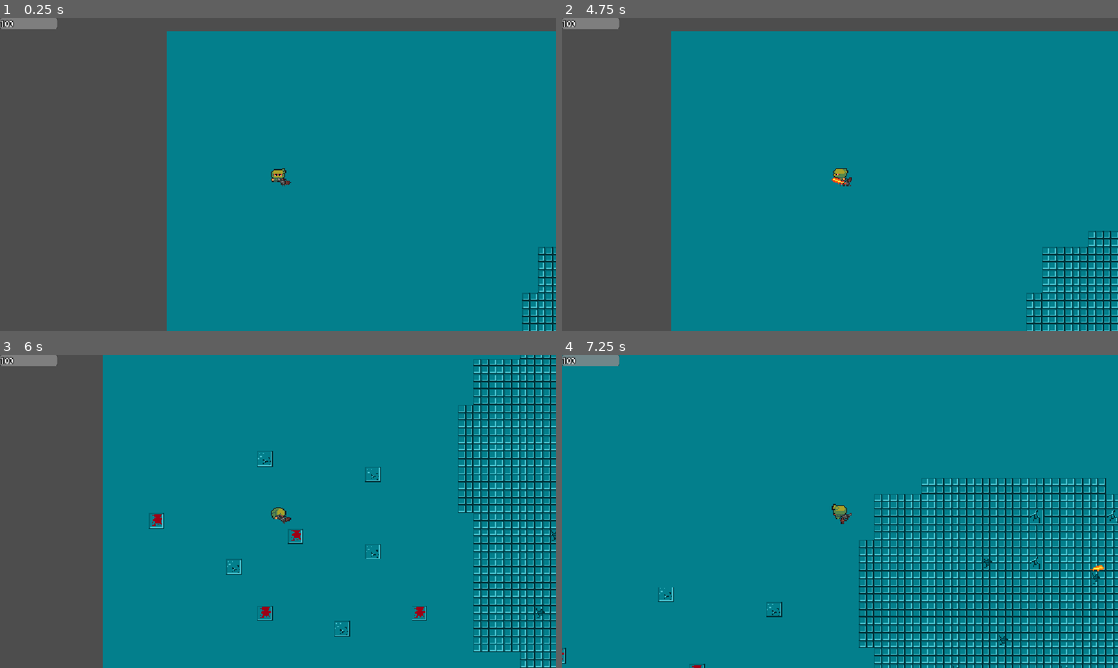
Above: before the commit, frames 1-4 (two rows, left to right).
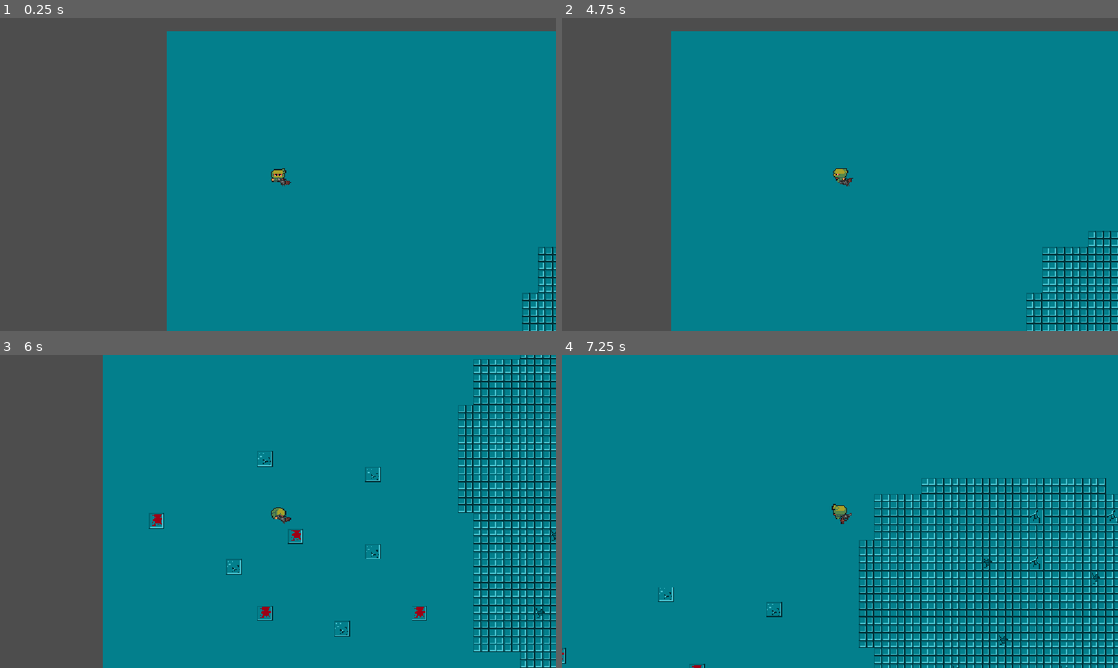
Above: after the commit, the same moments.

Repository: darovidu/nuevo_juego
Game: Godot game, scene res://Scenes/world.tscn
The game is run twice, just before and just after one commit, with the same random seed, the same clock (stepped at 60 frames per second) and the same inputs.
Inputs (mouse positions are in pixels of both pictures, inside the frame that each line leads up to):
- Up to frame 1 (0.25 s): no input
- Up to frame 2 (4.75 s): tap Enter at 0.5 s; move the mouse to (962, 158) at 0.52 s; press the mouse at (962, 158) at 0.53 s; hold D (right) 0.53-1.28 s; tap Space (dash) at 0.8, 1.35, 3.05, 3.6 s; move the mouse to (728, 190) at 1.27 s; release the mouse at (728, 190) at 1.28 s; hold S (down) 1.28-2.03 s; right-click (728, 190) at 1.55 s; move the mouse to (895, 105) at 2.02 s; press the mouse at (895, 105) at 2.03 s; hold D (right) 2.03-2.78 s; right-click (895, 105) at 2.1 s; move the mouse to (812, 237) at 2.77 s; release the mouse at (812, 237) at 2.78 s; hold W (up) 2.78-3.53 s; click (812, 237) at 2.85 s; move the mouse to (1006, 221) at 3.52 s; hold A (left) from 3.53 s (still down); right-click (1006, 221) at 3.8 s; move the mouse to (673, 127) at 4.27 s; right-click (673, 127) at 4.35 s; click (673, 127) at 4.55 s
- Up to frame 3 (6 s): move the mouse to (305, 511) at 5.02 s; release A (left) at 5.03 s; press the mouse at (305, 511) at 5.03 s; hold S (down) 5.03-5.78 s; tap Space (dash) at 5.3, 5.85 s; move the mouse to (194, 433) at 5.77 s; release the mouse at (194, 433) at 5.78 s; hold D (right) from 5.78 s (still down)
- Up to frame 4 (7.25 s): right-click (756, 433) at 6.05 s; move the mouse to (962, 495) at 6.52 s; release D (right) at 6.53 s; press the mouse at (962, 495) at 6.53 s; hold W (up) from 6.53 s (still down); right-click (962, 495) at 6.6 s

The runs differ from the first frame. In frame 1, 0.3% of the frame differs, in the area x 0-11%, y 0-4%; in frame 2, 0.4%; in frame 3, 0.4%; in frame 4, 0.4%, in the area x 0-98%, y 0-70%.

Commit message:
Cambios en las balas y empezando el laser

Diff:
--- a/Scenes/bullet.tscn
+++ b/Scenes/bullet.tscn
@@ -2,6 +2,22 @@
 
 [ext_resource type="Script" uid="uid://cwdn7o0qpoctw" path="res://Scripts/bullet.gd" id="1_oduel"]
 [ext_resource type="Texture2D" uid="uid://cxlyji7m8iuxh" path="res://Assets/Items/All_Fire_Bullet_Pixel_16x16_00.png" id="2_oduel"]
+
+[sub_resource type="AtlasTexture" id="AtlasTexture_oduel"]
+atlas = ExtResource("2_oduel")
+region = Rect2(176, 80, 16, 16)
+
+[sub_resource type="AtlasTexture" id="AtlasTexture_qttmj"]
+atlas = ExtResource("2_oduel")
+region = Rect2(192, 80, 16, 16)
+
+[sub_resource type="AtlasTexture" id="AtlasTexture_tkcvl"]
+atlas = ExtResource("2_oduel")
+region = Rect2(208, 80, 16, 16)
+
+[sub_resource type="AtlasTexture" id="AtlasTexture_qiu8q"]
+atlas = ExtResource("2_oduel")
+region = Rect2(224, 80, 16, 16)
 
 [sub_resource type="AtlasTexture" id="AtlasTexture_ycag2"]
 atlas = ExtResource("2_oduel")
@@ -23,6 +39,23 @@
 animations = [{
 "frames": [{
 "duration": 1.0,
+"texture": SubResource("AtlasTexture_oduel")
+}, {
+"duration": 1.0,
+"texture": SubResource("AtlasTexture_qttmj")
+}, {
+"duration": 1.0,
+"texture": SubResource("AtlasTexture_tkcvl")
+}, {
+"duration": 1.0,
+"texture": SubResource("AtlasTexture_qiu8q")
+}],
+"loop": 1,
+"name": &"destroy",
+"speed": 5.0
+}, {
+"frames": [{
+"duration": 1.0,
 "texture": SubResource("AtlasTexture_ycag2")
 }, {
 "duration": 1.0,
@@ -35,7 +68,7 @@
 "texture": SubResource("AtlasTexture_t8o6v")
 }],
 "loop": 1,
-"name": &"default",
+"name": &"shoot",
 "speed": 5.0
 }]
 
@@ -51,7 +84,7 @@
 "times": PackedFloat32Array(0),
 "transitions": PackedFloat32Array(1),
 "update": 1,
-"values": [&"default"]
+"values": [&"shoot"]
 }
 tracks/1/type = "value"
 tracks/1/imported = false
@@ -64,6 +97,48 @@
 "transitions": PackedFloat32Array(1),
 "update": 1,
 "values": [0]
+}
+
+[sub_resource type="Animation" id="Animation_0kq1l"]
+resource_name = "destroy"
+length = 1.3
+tracks/0/type = "value"
+tracks/0/imported = false
+tracks/0/enabled = true
+tracks/0/path = NodePath("Sprites:animation")
+tracks/0/interp = 1
+tracks/0/loop_wrap = true
+tracks/0/keys = {
+"times": PackedFloat32Array(0),
+"transitions": PackedFloat32Array(1),
+"update": 1,
+"values": [&"destroy"]
+}
+tracks/1/type = "value"
+tracks/1/imported = false
+tracks/1/enabled = true
+tracks/1/path = NodePath("Sprites:frame")
+tracks/1/interp = 1
+tracks/1/loop_wrap = true
+tracks/1/keys = {
+"times": PackedFloat32Array(0, 0.33333334, 0.6666667, 1),
+"transitions": PackedFloat32Array(1, 1, 1, 1),
+"update": 1,
+"values": [0, 1, 2, 3]
+}
+tracks/2/type = "method"
+tracks/2/imported = false
+tracks/2/enabled = true
+tracks/2/path = NodePath(".")
+tracks/2/interp = 1
+tracks/2/loop_wrap = true
+tracks/2/keys = {
+"times": PackedFloat32Array(1.3),
+"transitions": PackedFloat32Array(1),
+"values": [{
+"args": [],
+"method": &"queue_free"
+}]
 }
 
 [sub_resource type="Animation" id="Animation_tkcvl"]
@@ -80,7 +155,7 @@
 "times": PackedFloat32Array(0),
 "transitions": PackedFloat32Array(1),
 "update": 1,
-"values": [&"default"]
+"values": [&"shoot"]
 }
 tracks/1/type = "value"
 tracks/1/imported = false
@@ -98,6 +173,7 @@
 [sub_resource type="AnimationLibrary" id="AnimationLibrary_qiu8q"]
 _data = {
 &"RESET": SubResource("Animation_qttmj"),
+&"destroy": SubResource("Animation_0kq1l"),
 &"shoot": SubResource("Animation_tkcvl")
 }
 
@@ -106,11 +182,12 @@
 
 [node name="Bullet" type="Area2D" unique_id=1106065340]
 collision_layer = 8
-collision_mask = 22
+collision_mask = 6
 script = ExtResource("1_oduel")
 
 [node name="Sprites" type="AnimatedSprite2D" parent="." unique_id=1435516297]
 sprite_frames = SubResource("SpriteFrames_g4v7s")
+animation = &"shoot"
 
 [node name="Animations" type="AnimationPlayer" parent="." unique_id=889578643]
 libraries/ = SubResource("AnimationLibrary_qiu8q")
--- a/Scenes/enemyBullet.tscn
+++ b/Scenes/enemyBullet.tscn
@@ -4,5 +4,3 @@
 
 [node name="Bullet" unique_id=1106065340 groups=["enemy_Bullet"] instance=ExtResource("1_5u543")]
 collision_mask = 19
-
-[node name="Sprites" parent="." index="0" unique_id=1435516297 groups=["enemy_Bullet"]]
--- a/Scenes/homing_bullet.tscn
+++ b/Scenes/homing_bullet.tscn
@@ -126,6 +126,20 @@
 "update": 1,
 "values": [0, 1, 2, 3]
 }
+tracks/2/type = "method"
+tracks/2/imported = false
+tracks/2/enabled = true
+tracks/2/path = NodePath(".")
+tracks/2/interp = 1
+tracks/2/loop_wrap = true
+tracks/2/keys = {
+"times": PackedFloat32Array(1.3),
+"transitions": PackedFloat32Array(1),
+"values": [{
+"args": [],
+"method": &"queue_free"
+}]
+}
 
 [sub_resource type="Animation" id="Animation_vnex5"]
 resource_name = "shoot"
@@ -167,7 +181,7 @@
 
 [node name="HomingBullet" type="Area2D" unique_id=582439195 groups=["enemy_Bullet"]]
 collision_layer = 8
-collision_mask = 19
+collision_mask = 3
 script = ExtResource("1_0s35j")
 
 [node name="Sprites" type="AnimatedSprite2D" parent="." unique_id=394284876]
--- a/Scenes/laser.tscn
+++ b/Scenes/laser.tscn
@@ -1,49 +1,15 @@
 [gd_scene format=3 uid="uid://busk86dvl072o"]
 
-[ext_resource type="Texture2D" uid="uid://cxlyji7m8iuxh" path="res://Assets/Items/All_Fire_Bullet_Pixel_16x16_00.png" id="1_r1bh0"]
-
-[sub_resource type="AtlasTexture" id="AtlasTexture_mou6w"]
-atlas = ExtResource("1_r1bh0")
-region = Rect2(256, 272, 16, 16)
-
-[sub_resource type="AtlasTexture" id="AtlasTexture_3pc01"]
-atlas = ExtResource("1_r1bh0")
-region = Rect2(272, 272, 16, 16)
-
-[sub_resource type="AtlasTexture" id="AtlasTexture_c8ure"]
-atlas = ExtResource("1_r1bh0")
-region = Rect2(288, 272, 16, 16)
-
-[sub_resource type="SpriteFrames" id="SpriteFrames_g4v7s"]
-animations = [{
-"frames": [{
-"duration": 1.0,
-"texture": SubResource("AtlasTexture_mou6w")
-}, {
-"duration": 1.0,
-"texture": SubResource("AtlasTexture_3pc01")
-}, {
-"duration": 1.0,
-"texture": SubResource("AtlasTexture_c8ure")
-}],
-"loop": 1,
-"name": &"default",
-"speed": 5.0
-}]
-
-[sub_resource type="Animation" id="Animation_krwe7"]
-resource_name = "shoot"
-
-[sub_resource type="AnimationLibrary" id="AnimationLibrary_c6hsp"]
-_data = {
-&"shoot": SubResource("Animation_krwe7")
-}
+[ext_resource type="Script" uid="uid://d0sj454qumqj3" path="res://Scripts/laser.gd" id="1_r1bh0"]
 
 [node name="Laser" type="RayCast2D" unique_id=1000631351]
-collision_mask = 7
+enabled = false
+collision_mask = 6
+script = ExtResource("1_r1bh0")
 
-[node name="Sprites" type="AnimatedSprite2D" parent="." unique_id=2082681294]
-sprite_frames = SubResource("SpriteFrames_g4v7s")
-
-[node name="Animations" type="AnimationPlayer" parent="." unique_id=1841564876]
-libraries/ = SubResource("AnimationLibrary_c6hsp")
+[node name="Line2D" type="Line2D" parent="." unique_id=552228281]
+visible = false
+points = PackedVector2Array(0, 0, 0, 50)
+default_color = Color(0.93333334, 0, 0, 1)
+begin_cap_mode = 2
+end_cap_mode = 2
--- a/Scenes/player.tscn
+++ b/Scenes/player.tscn
@@ -4,9 +4,12 @@
 [ext_resource type="Texture2D" uid="uid://dqcr3pjea2w4e" path="res://Assets/Player/Handgun2.png" id="2_fkybt"]
 [ext_resource type="Texture2D" uid="uid://bo6y4soaox1x4" path="res://Assets/Player/Idle.png" id="3_fkybt"]
 [ext_resource type="Texture2D" uid="uid://cwfgunbq2ch4t" path="res://Assets/Player/Roll.png" id="3_x3wgy"]
+[ext_resource type="Texture2D" uid="uid://cbj5blirkdr3o" path="res://Assets/Player/Dead.png" id="4_8erm5"]
 [ext_resource type="Texture2D" uid="uid://chixpadpv4ovg" path="res://Assets/Player/Walk.png" id="4_fkybt"]
 [ext_resource type="Texture2D" uid="uid://dvhbhh4gd48hy" path="res://Assets/Items/revolver.png" id="4_vgqql"]
+[ext_resource type="Texture2D" uid="uid://bpw4dyqdls86v" path="res://Assets/Player/Hit.png" id="5_f1ek2"]
 [ext_resource type="PackedScene" uid="uid://75mshkwanbq" path="res://Scenes/ui.tscn" id="7_3smsa"]
+[ext_resource type="PackedScene" uid="uid://busk86dvl072o" path="res://Scenes/laser.tscn" id="8_tx1dd"]
 
 [sub_resource type="AtlasTexture" id="AtlasTexture_ax3m3"]
 atlas = ExtResource("3_x3wgy")
@@ -56,6 +59,46 @@
 atlas = ExtResource("3_x3wgy")
 region = Rect2(32, 64, 32, 32)
 
+[sub_resource type="AtlasTexture" id="AtlasTexture_pukcj"]
+atlas = ExtResource("4_8erm5")
+region = Rect2(0, 0, 32, 32)
+
+[sub_resource type="AtlasTexture" id="AtlasTexture_1htnp"]
+atlas = ExtResource("4_8erm5")
+region = Rect2(0, 32, 32, 32)
+
+[sub_resource type="AtlasTexture" id="AtlasTexture_m376e"]
+atlas = ExtResource("5_f1ek2")
+region = Rect2(0, 0, 32, 32)
+
+[sub_resource type="AtlasTexture" id="AtlasTexture_c8b32"]
+atlas = ExtResource("5_f1ek2")
+region = Rect2(0, 32, 32, 32)
+
+[sub_resource type="AtlasTexture" id="AtlasTexture_6b312"]
+atlas = ExtResource("5_f1ek2")
+region = Rect2(64, 0, 32, 32)
+
+[sub_resource type="AtlasTexture" id="AtlasTexture_lisdf"]
+atlas = ExtResource("5_f1ek2")
+region = Rect2(64, 32, 32, 32)
+
+[sub_resource type="AtlasTexture" id="AtlasTexture_n1x1j"]
+atlas = ExtResource("5_f1ek2")
+region = Rect2(96, 0, 32, 32)
+
+[sub_resource type="AtlasTexture" id="AtlasTexture_nj1g2"]
+atlas = ExtResource("5_f1ek2")
+region = Rect2(96, 32, 32, 32)
+
+[sub_resource type="AtlasTexture" id="AtlasTexture_usbl8"]
+atlas = ExtResource("5_f1ek2")
+region = Rect2(32, 0, 32, 32)
+
+[sub_resource type="AtlasTexture" id="AtlasTexture_dtg1u"]
+atlas = ExtResource("5_f1ek2")
+region = Rect2(32, 32, 32, 32)
+
 [sub_resource type="AtlasTexture" id="AtlasTexture_gymyn"]
 atlas = ExtResource("3_fkybt")
 region = Rect2(0, 0, 32, 32)
@@ -248,6 +291,61 @@
 }],
 "loop": 1,
 "name": &"dash_up",
+"speed": 5.0
+}, {
+"frames": [{
+"duration": 1.0,
+"texture": SubResource("AtlasTexture_pukcj")
+}, {
+"duration": 1.0,
+"texture": SubResource("AtlasTexture_1htnp")
+}],
+"loop": 1,
+"name": &"die",
+"speed": 5.0
+}, {
+"frames": [{
+"duration": 1.0,
+"texture": SubResource("AtlasTexture_m376e")
+}, {
+"duration": 1.0,
+"texture": SubResource("AtlasTexture_c8b32")
+}],
+"loop": 1,
+"name": &"hit_down",
+"speed": 5.0
+}, {
+"frames": [{
+"duration": 1.0,
+"texture": SubResource("AtlasTexture_6b312")
+}, {
+"duration": 1.0,
+"texture": SubResource("AtlasTexture_lisdf")
+}],
+"loop": 1,
+"name": &"hit_left",
+"speed": 5.0
+}, {
+"frames": [{
+"duration": 1.0,
+"texture": SubResource("AtlasTexture_n1x1j")
+}, {
+"duration": 1.0,
+"texture": SubResource("AtlasTexture_nj1g2")
+}],
+"loop": 1,
+"name": &"hit_right",
+"speed": 5.0
+}, {
+"frames": [{
+"duration": 1.0,
+"texture": SubResource("AtlasTexture_usbl8")
+}, {
+"duration": 1.0,
+"texture": SubResource("AtlasTexture_dtg1u")
+}],
+"loop": 1,
+"name": &"hit_up",
 "speed": 5.0
 }, {
 "frames": [{
@@ -569,6 +667,173 @@
 "transitions": PackedFloat32Array(1, 1, 1),
 "update": 1,
 "values": [0, 1, 2]
+}
+
+[sub_resource type="Animation" id="Animation_6b312"]
+resource_name = "die"
+tracks/0/type = "value"
+tracks/0/imported = false
+tracks/0/enabled = true
+tracks/0/path = NodePath("Sprites:animation")
+tracks/0/interp = 1
+tracks/0/loop_wrap = true
+tracks/0/keys = {
+"times": PackedFloat32Array(0),
+"transitions": PackedFloat32Array(1),
+"update": 1,
+"values": [&"die"]
+}
+tracks/1/type = "value"
+tracks/1/imported = false
+tracks/1/enabled = true
+tracks/1/path = NodePath("Sprites:frame")
+tracks/1/interp = 1
+tracks/1/loop_wrap = true
+tracks/1/keys = {
+"times": PackedFloat32Array(0, 0.56666666),
+"transitions": PackedFloat32Array(1, 1),
+"update": 1,
+"values": [0, 1]
+}
+
+[sub_resource type="Animation" id="Animation_nuaet"]
+resource_name = "hit"
+length = 3.0000000000000004
+tracks/0/type = "value"
+tracks/0/imported = false
+tracks/0/enabled = true
+tracks/0/path = NodePath("Sprites:animation")
+tracks/0/interp = 1
+tracks/0/loop_wrap = true
+tracks/0/keys = {
+"times": PackedFloat32Array(0),
+"transitions": PackedFloat32Array(1),
+"update": 1,
+"values": [&"hit"]
+}
+tracks/1/type = "value"
+tracks/1/imported = false
+tracks/1/enabled = true
+tracks/1/path = NodePath("Sprites:frame")
+tracks/1/interp = 1
+tracks/1/loop_wrap = true
+tracks/1/keys = {
+"times": PackedFloat32Array(0, 0.5, 1.2, 1.7333333, 2.4666667),
+"transitions": PackedFloat32Array(1, 1, 1, 1, 1),
+"update": 1,
+"values": [0, 1, 2, 3, 4]
+}
+
+[sub_resource type="Animation" id="Animation_f1ek2"]
+resource_name = "hit_down"
+length = 0.5
+tracks/0/type = "value"
+tracks/0/imported = false
+tracks/0/enabled = true
+tracks/0/path = NodePath("Sprites:animation")
+tracks/0/interp = 1
+tracks/0/loop_wrap = true
+tracks/0/keys = {
+"times": PackedFloat32Array(0),
+"transitions": PackedFloat32Array(1),
+"update": 1,
+"values": [&"hit_down"]
+}
+tracks/1/type = "value"
+tracks/1/imported = false
+tracks/1/enabled = true
+tracks/1/path = NodePath("Sprites:frame")
+tracks/1/interp = 1
+tracks/1/loop_wrap = true
+tracks/1/keys = {
+"times": PackedFloat32Array(0, 0.26666668),
+"transitions": PackedFloat32Array(1, 1),
+"update": 1,
+"values": [0, 1]
+}
+
+[sub_resource type="Animation" id="Animation_bqbau"]
+resource_name = "hit_left"
+length = 0.5
+tracks/0/type = "value"
+tracks/0/imported = false
+tracks/0/enabled = true
+tracks/0/path = NodePath("Sprites:animation")
+tracks/0/interp = 1
+tracks/0/loop_wrap = true
+tracks/0/keys = {
+"times": PackedFloat32Array(0),
+"transitions": PackedFloat32Array(1),
+"update": 1,
+"values": [&"hit_left"]
+}
+tracks/1/type = "value"
+tracks/1/imported = false
+tracks/1/enabled = true
+tracks/1/path = NodePath("Sprites:frame")
+tracks/1/interp = 1
+tracks/1/loop_wrap = true
+tracks/1/keys = {
+"times": PackedFloat32Array(0, 0.26666668),
+"transitions": PackedFloat32Array(1, 1),
+"update": 1,
+"values": [0, 1]
+}
+
+[sub_resource type="Animation" id="Animation_f5f5t"]
+resource_name = "hit_right"
+length = 0.5
+tracks/0/type = "value"
+tracks/0/imported = false
+tracks/0/enabled = true
+tracks/0/path = NodePath("Sprites:animation")
+tracks/0/interp = 1
+tracks/0/loop_wrap = true
+tracks/0/keys = {
+"times": PackedFloat32Array(0),
+"transitions": PackedFloat32Array(1),
+"update": 1,
+"values": [&"hit_right"]
+}
+tracks/1/type = "value"
+tracks/1/imported = false
+tracks/1/enabled = true
+tracks/1/path = NodePath("Sprites:frame")
+tracks/1/interp = 1
+tracks/1/loop_wrap = true
+tracks/1/keys = {
+"times": PackedFloat32Array(0, 0.26666668),
+"transitions": PackedFloat32Array(1, 1),
+"update": 1,
+"values": [0, 1]
+}
+
+[sub_resource type="Animation" id="Animation_qvbpb"]
+resource_name = "hit_up"
+length = 0.5
+tracks/0/type = "value"
+tracks/0/imported = false
+tracks/0/enabled = true
+tracks/0/path = NodePath("Sprites:animation")
+tracks/0/interp = 1
+tracks/0/loop_wrap = true
+tracks/0/keys = {
+"times": PackedFloat32Array(0),
+"transitions": PackedFloat32Array(1),
+"update": 1,
+"values": [&"hit_up"]
+}
+tracks/1/type = "value"
+tracks/1/imported = false
+tracks/1/enabled = true
+tracks/1/path = NodePath("Sprites:frame")
+tracks/1/interp = 1
+tracks/1/loop_wrap = true
+tracks/1/keys = {
+"times": PackedFloat32Array(0, 0.26666668),
+"transitions": PackedFloat32Array(1, 1),
+"update": 1,
+"values": [0, 1]
 }
 
 [sub_resource type="Animation" id="Animation_6t5aa"]
@@ -827,6 +1092,12 @@
 &"dash_left": SubResource("Animation_1htnp"),
 &"dash_right": SubResource("Animation_ax3m3"),
 &"dash_up": SubResource("Animation_m376e"),
+&"die": SubResource("Animation_6b312"),
+&"hit": SubResource("Animation_nuaet"),
+&"hit_down": SubResource("Animation_f1ek2"),
+&"hit_left": SubResource("Animation_bqbau"),
+&"hit_right": SubResource("Animation_f5f5t"),
+&"hit_up": SubResource("Animation_qvbpb"),
 &"idle_down": SubResource("Animation_6t5aa"),
 &"idle_left": SubResource("Animation_3smsa"),
 &"idle_right": SubResource("Animation_fkybt"),
@@ -1012,6 +1283,9 @@
 [node name="Marker2D" type="Marker2D" parent="Weapon" unique_id=319701824]
 position = Vector2(6.6666765, -2.6666718)
 
+[node name="Laser" parent="Weapon" unique_id=1000631351 instance=ExtResource("8_tx1dd")]
+target_position = Vector2(0, 0)
+
 [node name="CooldownShoot" type="Timer" parent="." unique_id=1054335889]
 wait_time = 0.5
 one_shot = true
@@ -1033,11 +1307,13 @@
 shape = SubResource("RectangleShape2D_g4v7s")
 disabled = true
 
-[node name="Camera2D" type="Camera2D" parent="." unique_id=1588629518 groups=["player"]]
+[node name="Camera2D" type="Camera2D" parent="." unique_id=1588629518]
 zoom = Vector2(2, 2)
 
 [node name="UI" parent="." unique_id=1470644754 instance=ExtResource("7_3smsa")]
-
+visible = false
+
+[connection signal="hurt" from="." to="UI" method="_on_player_hurt"]
 [connection signal="timeout" from="CooldownShoot" to="." method="_on_cooldown_shoot_timeout"]
 [connection signal="timeout" from="Dash" to="." method="_on_dash_timeout"]
 [connection signal="timeout" from="ParryTimer" to="." method="_on_parry_timer_timeout"]
--- a/Scenes/ui.tscn
+++ b/Scenes/ui.tscn
@@ -1,19 +1,33 @@
 [gd_scene format=3 uid="uid://75mshkwanbq"]
 
 [ext_resource type="Script" uid="uid://xo8t1f7wrfc7" path="res://Scripts/ui.gd" id="1_jxero"]
+[ext_resource type="Theme" uid="uid://bc2ufxuhao8pd" path="res://Themes/panel_theme.tres" id="2_nf4gj"]
+[ext_resource type="Texture2D" uid="uid://e4cswbgiwwcd" path="res://Assets/UI/04.png" id="2_qdvrb"]
+
+[sub_resource type="AtlasTexture" id="AtlasTexture_g4v7s"]
+atlas = ExtResource("2_qdvrb")
+region = Rect2(0, 0, 48, 16)
+
+[sub_resource type="AtlasTexture" id="AtlasTexture_yf5fn"]
+atlas = ExtResource("2_qdvrb")
+region = Rect2(0, 0, 48, 16)
+
+[sub_resource type="AtlasTexture" id="AtlasTexture_57qmd"]
+atlas = ExtResource("2_qdvrb")
+region = Rect2(48, 0, 48, 16)
 
 [node name="UI" type="CanvasLayer" unique_id=1470644754]
 script = ExtResource("1_jxero")
 
 [node name="PanelContainer" type="PanelContainer" parent="." unique_id=1629720291]
-offset_right = 119.0
-offset_bottom = 15.0
+offset_right = 97.0
+offset_bottom = 64.0
+theme = ExtResource("2_nf4gj")
 
-[node name="ProgressBar" type="ProgressBar" parent="PanelContainer" unique_id=218547217]
+[node name="TextureProgressBar" type="TextureProgressBar" parent="PanelContainer" unique_id=1294760672]
 layout_mode = 2
-size_flags_vertical = 1
-show_percentage = false
-
-[node name="Label" type="Label" parent="PanelContainer" unique_id=1971989963]
-layout_mode = 2
-theme_override_constants/outline_size = 5
+max_value = 3.0
+value = 3.0
+texture_under = SubResource("AtlasTexture_g4v7s")
+texture_over = SubResource("AtlasTexture_yf5fn")
+texture_progress = SubResource("AtlasTexture_57qmd")
--- a/Scripts/bullet.gd
+++ b/Scripts/bullet.gd
@@ -4,6 +4,7 @@
 @onready var enemy: CharacterBody2D = get_tree().get_first_node_in_group("enemy")
 
 var speed:int = 500
+var boolDestroy:bool = false
 
 
 func _physics_process(delta: float) -> void:
@@ -13,9 +14,9 @@
 	if body.has_method("hit"):
 		if (body == player and body.has_method("get_Current_State") and body.get_Current_State() != 3) or (body == enemy):
 			body.hit()
-			queue_free()
+			destroy()
 	else:
-		queue_free()
+		destroy()
 
 func _on_visible_on_screen_notifier_2d_screen_exited() -> void:
 	queue_free()
@@ -25,3 +26,8 @@
 	set_collision_mask_value(1, false)
 	speed = 400
 	print("PARRY")
+
+func destroy():
+	boolDestroy = true
+	speed = 0
+	$Animations.play("destroy")
--- a/Scripts/enemy.gd
+++ b/Scripts/enemy.gd
@@ -2,7 +2,6 @@
 
 
 const SPEED = 100.0
-const JUMP_VELOCITY = -400.0
 
 @onready var PLAYER: CharacterBody2D = get_tree().get_first_node_in_group("player")
 @onready var BULLET = preload("res://Scenes/enemyBullet.tscn")
@@ -35,7 +34,6 @@
 		STATE.RUN:
 			if attack == false:
 				current_State = STATE.IDLE
-			#look_at(PLAYER.global_position)
 			direction = to_local($NavigationAgent2D.get_next_path_position()).normalized()
 			velocity = direction * SPEED
 
--- a/Scripts/homing_bullet.gd
+++ b/Scripts/homing_bullet.gd
@@ -8,14 +8,12 @@
 	speed = 200
 
 func _physics_process(delta: float) -> void:
-	if bool_parry:
-		look_at(enemy.global_position)
-	else:
-		look_at(player.global_position)
-	move_local_x(speed * delta)
-
-#func _new_player_position():
-	#_enemy_target_position = _enemy_start_position + Vector2(randi() % 300, randi() % 200)
+	if !boolDestroy:
+		if bool_parry:
+			look_at(enemy.global_position)
+		else:
+			look_at(player.global_position)
+		move_local_x(speed * delta)
 
 func parry():
 	set_collision_mask_value(3, true)
--- /dev/null
+++ b/Scripts/laser.gd
@@ -0,0 +1,17 @@
+extends RayCast2D
+
+@export var max_length = 1000
+@export var speed = 300
+
+var can_shoot: bool = false
+
+
+func _physics_process(delta: float) -> void:
+	if is_colliding():
+		var collision_point = get_collision_point()
+		print("collision")
+	elif can_shoot:
+		target_position.x = move_toward(target_position.x, max_length, speed * delta)
+
+func shoot():
+	can_shoot = true
--- a/Scripts/player.gd
+++ b/Scripts/player.gd
@@ -1,21 +1,26 @@
 extends CharacterBody2D
 
 
-const SPEED = 200.0
-
 @onready var marker: Marker2D = $Weapon/Marker2D
+@onready var laser: RayCast2D = $Weapon/Laser
 @onready var BULLET = preload("res://Scenes/bullet.tscn")
 
 var direction:Vector2 = Vector2.ZERO
 var canShoot:bool = true
 var dashVelocity:int = 400
 var last_direction = "down"
+var health:int = 3
+var speed:int = 200
+
+signal hurt(health:int)
 
 enum STATE {
 	IDLE,
 	RUN,
 	ATTACK,
-	DASH
+	DASH,
+	HURT,
+	DIE
 }
 
 var current_State:STATE = STATE.IDLE
@@ -25,19 +30,23 @@
 	return current_State
 
 func _input(event: InputEvent) -> void:
-	if event.is_action_pressed("right") or event.is_action_pressed("left") or event.is_action_pressed("up") or event.is_action_pressed("down"):
-		if current_State != STATE.DASH:
-			current_State = STATE.RUN
+	if current_State != STATE.DIE:
+		if event.is_action_pressed("right") or event.is_action_pressed("left") or event.is_action_pressed("up") or event.is_action_pressed("down"):
+			if current_State != STATE.DASH:
+				current_State = STATE.RUN
 
-	if Input.is_action_just_pressed("click") and canShoot:
-		$Weapon/Animations.play("shoot")
+		#if Input.is_action_just_pressed("click") and canShoot:
+			#$Weapon/Animations.play("shoot")
 
-	if Input.is_action_just_pressed("dash") and current_State == STATE.RUN and direction != Vector2.ZERO:
-		$Dash.start()
-		current_State = STATE.DASH
+		if Input.is_action_pressed("click"):
+			shoot_laser()
 
-	if Input.is_action_just_pressed("parry"):
-		parry()
+		if Input.is_action_just_pressed("dash") and current_State == STATE.RUN and direction != Vector2.ZERO:
+			$Dash.start()
+			current_State = STATE.DASH
+
+		if Input.is_action_just_pressed("parry"):
+			parry()
 
 func _physics_process(delta: float) -> void:
 	$Weapon.look_at(get_global_mouse_position())
@@ -55,12 +64,12 @@
 			elif last_direction == "up":
 				$Animations.play("idle_up")
 
-			velocity.x = move_toward(velocity.x, 0, SPEED)
-			velocity.y = move_toward(velocity.y, 0, SPEED)
+			velocity.x = move_toward(velocity.x, 0, speed)
+			velocity.y = move_toward(velocity.y, 0, speed)
 
 		STATE.RUN:
 			direction = Input.get_vector("left", "right", "up", "down").normalized()
-			velocity = direction * SPEED
+			velocity = direction * speed
 
 			if direction == Vector2.ZERO:
 				print(last_direction)
@@ -94,7 +103,11 @@
 
 			velocity = dashVelocity * direction
 
-	move_and_slide()
+		STATE.DIE:
+			$Animations.play("die")
+
+	if current_State != STATE.DIE:
+		move_and_slide()
 
 func shoot():
 	canShoot = false
@@ -102,6 +115,10 @@
 	bullet.global_position = marker.global_position
 	bullet.global_rotation = $Weapon.global_rotation
 	get_parent().add_child(bullet)
+
+func shoot_laser():
+	laser.enabled = true
+	laser.shoot()
 
 func _on_cooldown_shoot_timeout() -> void:
 	canShoot = true
@@ -116,7 +133,12 @@
 
 func hit():
 	if current_State != STATE.DASH:
-		print("hit")
+		health -= 1
+		hurt.emit(health)
+		if health <= 0:
+			current_State = STATE.DIE
+		else:
+			current_State = STATE.HURT
 
 func parry():
 	$Parry/HitBoxParry.disabled = false
--- a/Scripts/ui.gd
+++ b/Scripts/ui.gd
@@ -1,14 +1,7 @@
 extends CanvasLayer
 
 
-var health: int = 100
 
 
-func _ready() -> void:
-	$PanelContainer/ProgressBar.value = health
-	$PanelContainer/Label.text = str(health)
-
-
-# Called every frame. 'delta' is the elapsed time since the previous frame.
-func _process(delta: float) -> void:
-	pass
+func _on_player_hurt(health: int) -> void:
+	$PanelContainer/TextureProgressBar.value = health
--- /dev/null
+++ b/Themes/panel_theme.tres
@@ -0,0 +1,7 @@
+[gd_resource type="Theme" format=3 uid="uid://bc2ufxuhao8pd"]
+
+[sub_resource type="StyleBoxFlat" id="StyleBoxFlat_kln4y"]
+draw_center = false
+
+[resource]
+PanelContainer/styles/panel = SubResource("StyleBoxFlat_kln4y")
Binary file added: Assets/UI/04.png
Not shown, added: Assets/UI/04.png.import
Not shown, added: Scripts/laser.gd.uid
